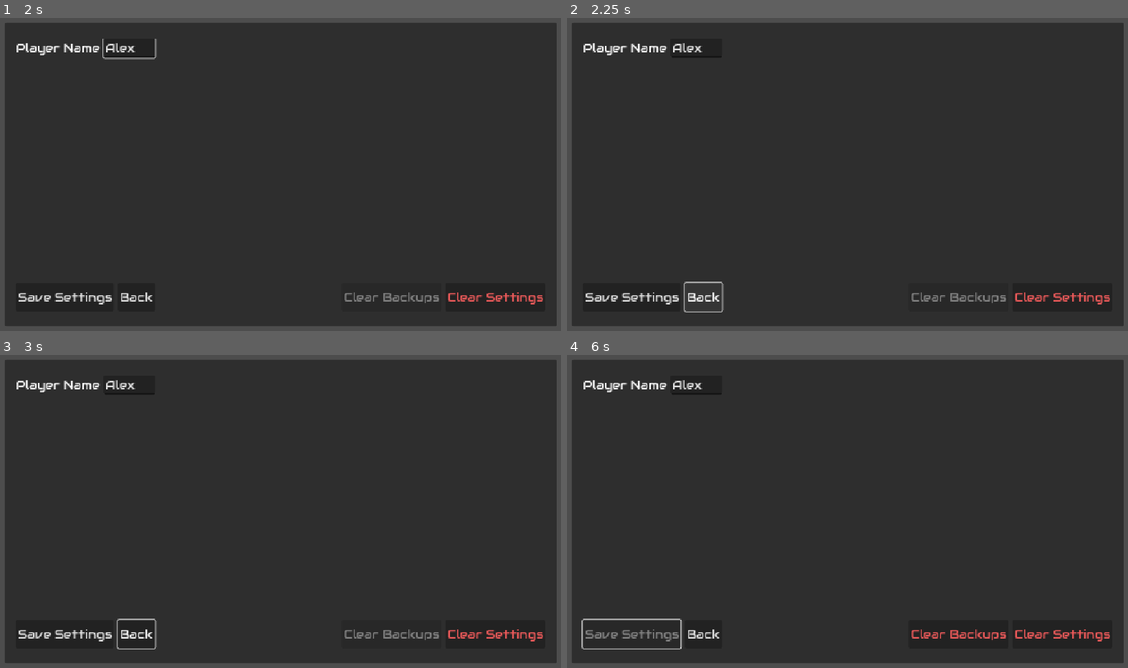
Above: before the commit, frames 1-4 (two rows, left to right).
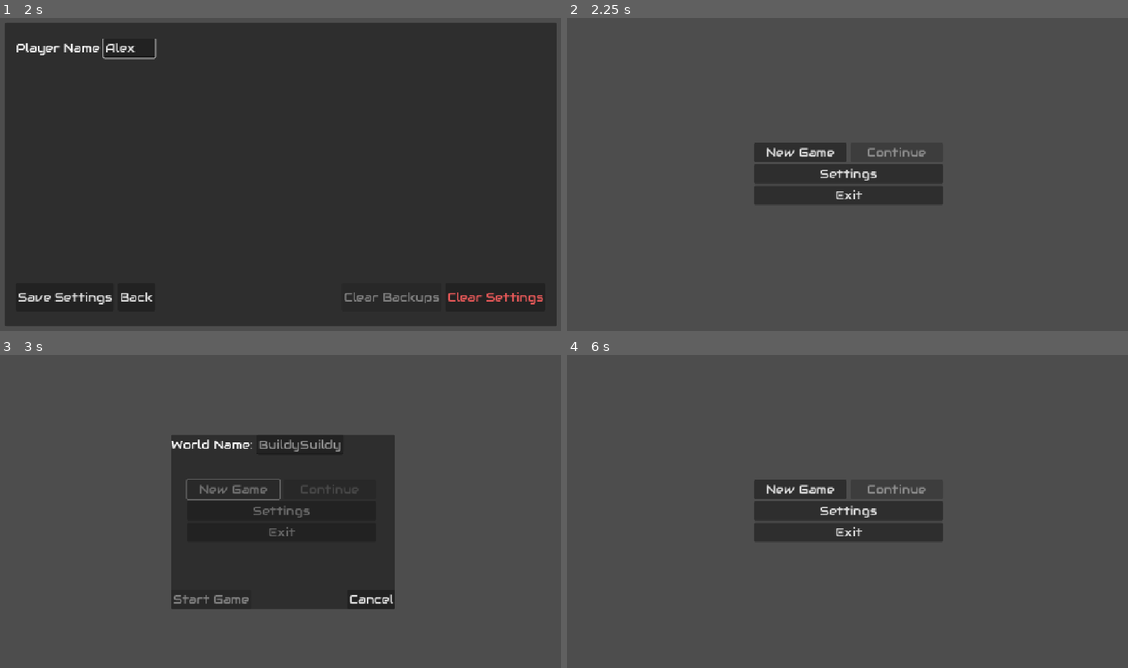
Above: after the commit, the same moments.

Repository: Electron7-7/a-poker-game-made-in-godot
Game: Godot game, scene res://dedicated_main/dedicated_main.tscn
Same seed, same stepped clock (60 frames per second), same inputs: the game is played once before the commit and once after it.
Inputs (mouse positions are in pixels of both pictures, inside the frame that each line leads up to):
- Up to frame 1 (2 s): click "Settings" at 0.5 s; click (145, 49) at 1.27 s; type "Alex" at 1.35 s
- Up to frame 2 (2.25 s): click "Back" at 2 s
- Up to frame 3 (3 s): click (235, 489) at 2.75 s, where only the run after the commit has a clickable "New Game"
- Up to frame 4 (6 s): click (802, 489) at 3.5 s, where only the run after the commit has a clickable "New Game"; click (802, 489) at 4.25 s, where only the run after the commit has a clickable "New Game"; click (937, 599) at 5 s, where only the run after the commit has a clickable "Cancel"; click (634, 633) at 5.75 s, where only the run before the commit has a clickable "Save Settings"

Frame 1 is identical in both runs. In frame 2, 89% of the frame differs, in the area x 0-100%, y 1-99%; in frame 3, 74%; in frame 4, 89%.
Error before the commit: Invalid call to function 'set_visible_items' in base 'Control (main_menu.gd)'. Expected 0 argument(s). (res://managers/menu_manager.gd:42)

Commit message:
fix(removed call to function that no longer exists which would cause a crash)

Diff:
--- a/managers/menu_manager.gd
+++ b/managers/menu_manager.gd
@@ -38,8 +38,6 @@
     ActivateMenu(main_menu)
 
 func SwitchMenus(to: Control, from : Control = null) -> void:
-    if(to == main_menu):
-        to.set_visible_items(global_GameManager.IsGameRunning())
     ActivateMenu(to)
     if(from == null):
         return
